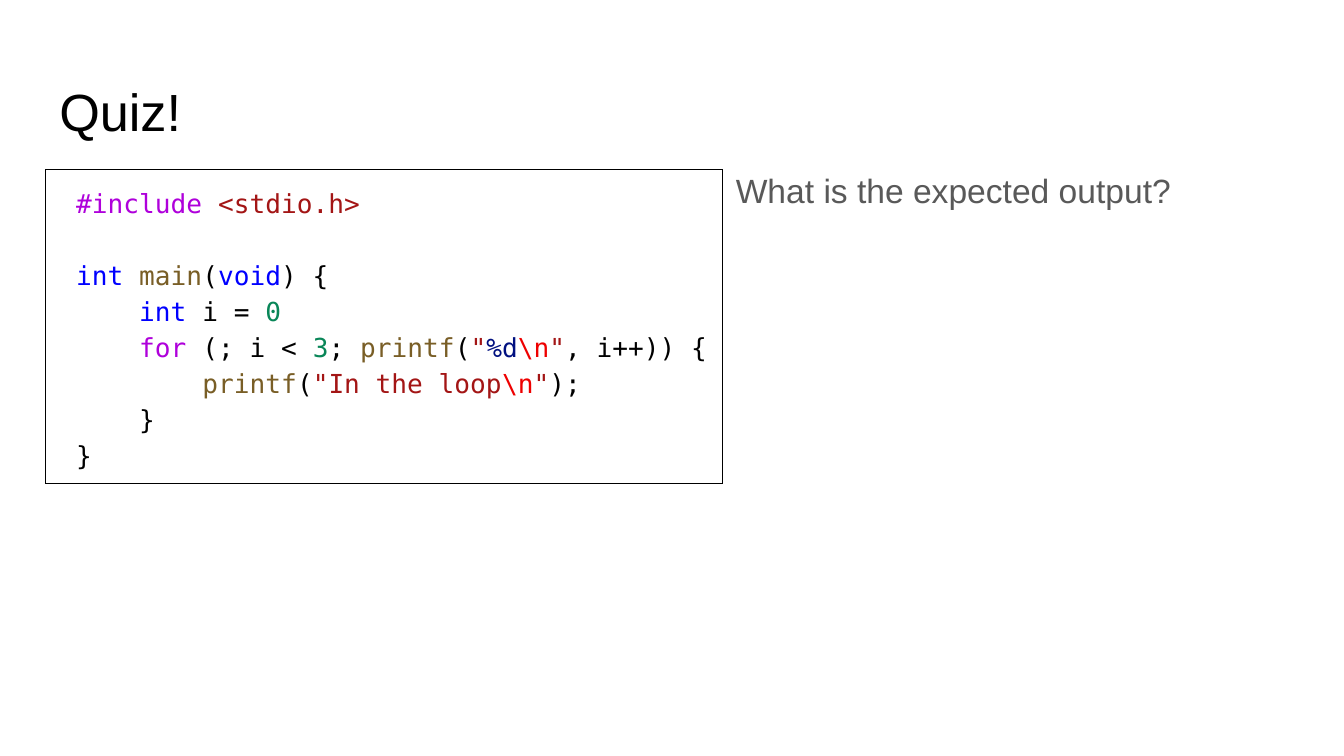
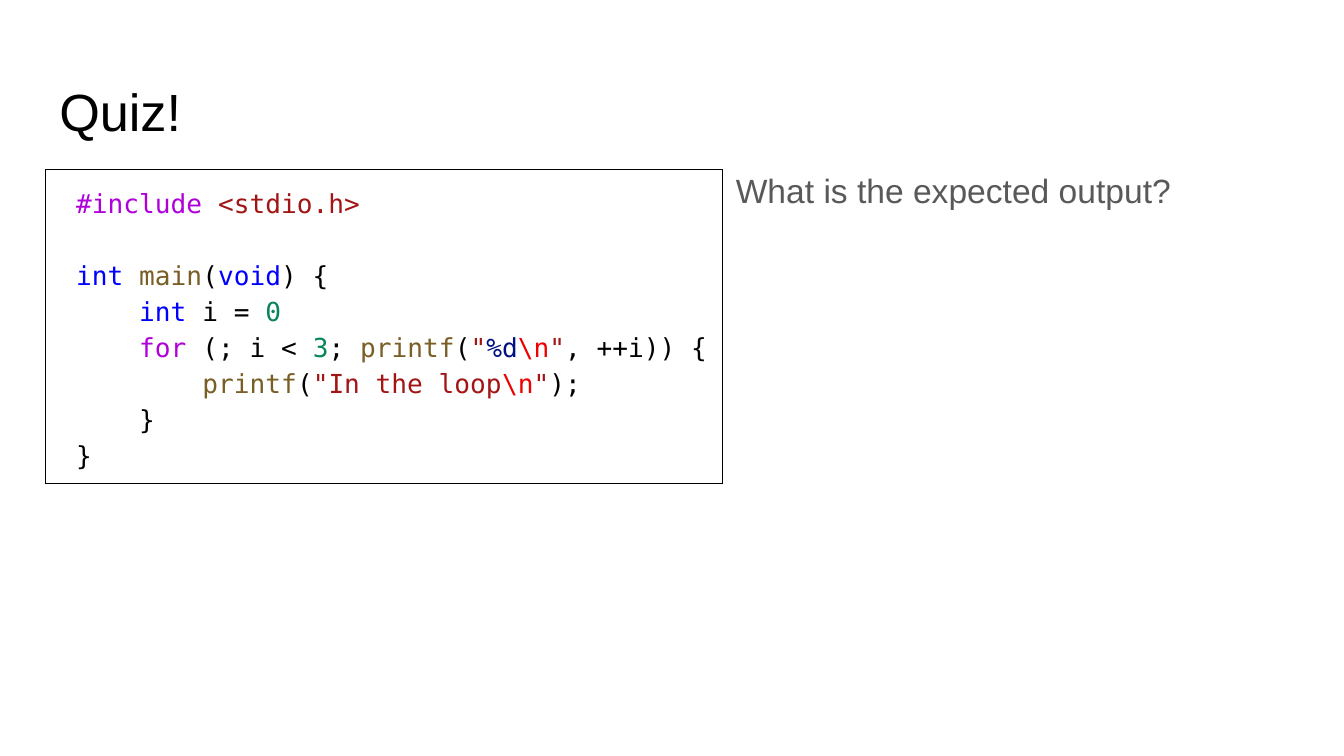
Before and after one commit to CA-run-2021-2022/CS101-code-clinic-1, a slide deck: slide 31 of Slides.pptx. Drawn at 1344x756 pixels with LibreOffice and Linux fonts; fonts in the diff are those of the drawing. Boxes give left, top, right and bottom in pixels: in the first picture for what was removed or moved away, otherwise in the second. Text is boxed around its words. In the diff, an @@ line names an element or a change of style, - is before the commit and + after.

Commit message:
Update errata

```diff
--- a/Slides.pptx
+++ b/Slides.pptx
@@ text at (139, 337, 676, 362): text changed @@
-for (; i < 3; printf("%d\n", i++)) {
+for (; i < 3; printf("%d\n", ++i)) {
```
